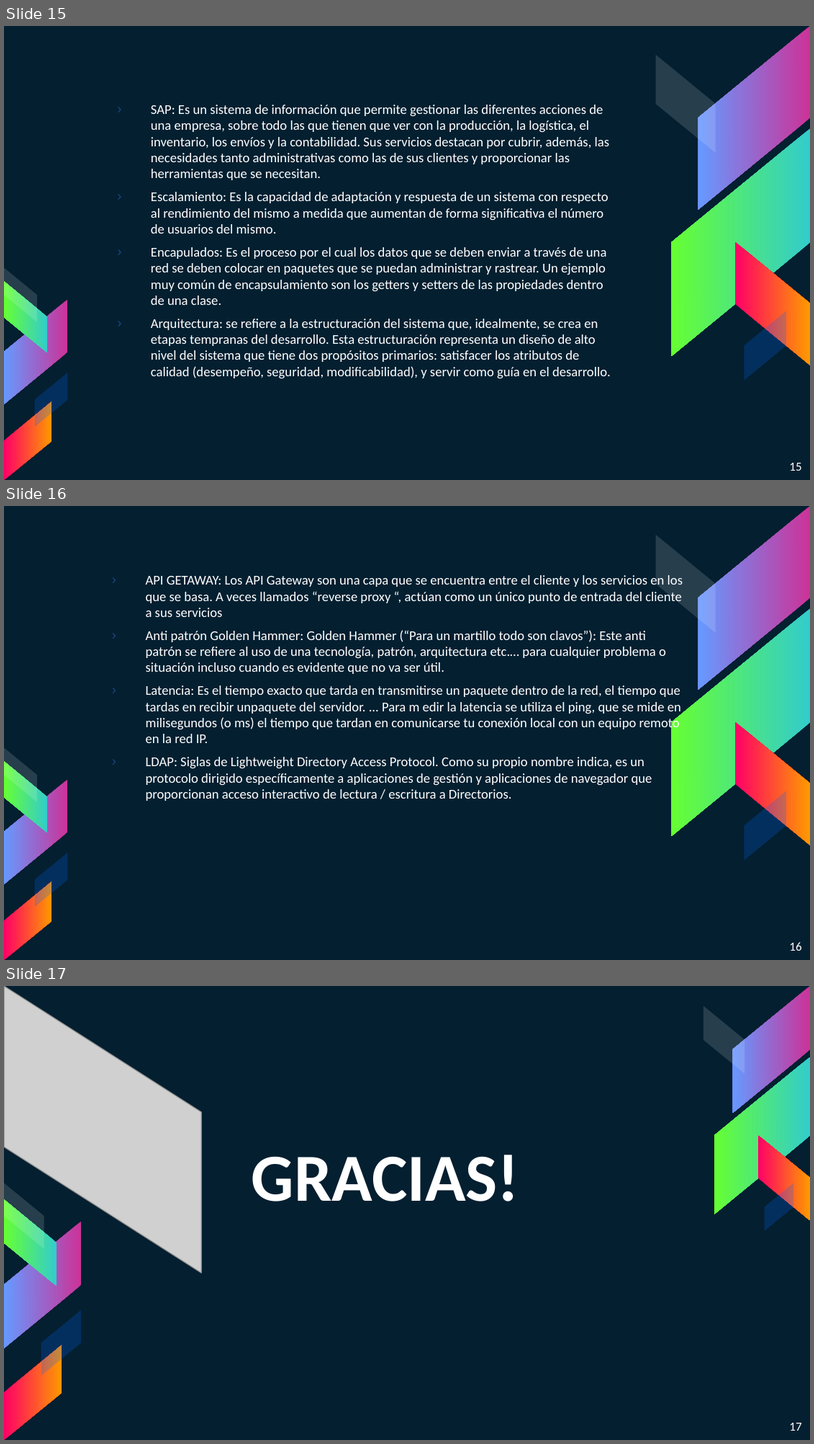
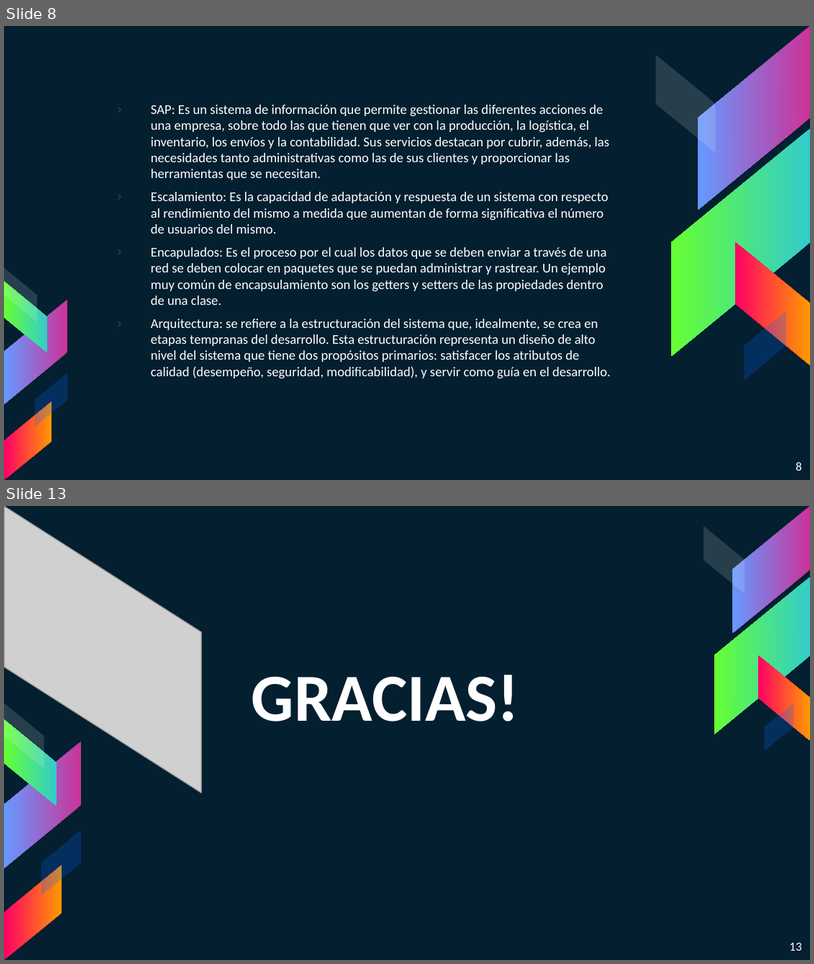
Before and after one commit to LauraCamilaPaez/Microservices-Architecture, a slide deck: power-point/arquitectura de micro servicios.pptx. Shown one above the other, each under a label of ours: slides 15, 16 and 17 before the commit, slides 8 and 13 after it; the slides between them are not shown. The pictures are 814x1444 and 814x964 pixels, drawn with LibreOffice and Linux fonts; fonts in the diff are those of the drawing; grey boxes stand for pictures. Boxes give left, top, right and bottom in pixels: in the first picture for what was removed or moved away, otherwise in the second. Text is boxed around its words. In the diff, an @@ line names an element or a change of style, - is before the commit and + after.

```diff
--- a/power-point/arquitectura de micro servicios.pptx
+++ b/power-point/arquitectura de micro servicios.pptx
@@ slide 16 removed at box(4, 506, 810, 960), background #041F30; not listed: 10 template elements that a slide beside it also shows @@
@@ text removed at box(146, 575, 683, 800) @@
-› API GETAWAY: Los API Gateway son una capa que se encuentra entre el cliente y los servicios en los que se basa. A veces llamados “reverse proxy “, actúan como un único punto de entrada del cliente a sus servicios
-› Anti patrón Golden Hammer: Golden Hammer (“Para un martillo todo son clavos”): Este anti patrón se refiere al uso de una tecnología, patrón, arquitectura etc.… para cualquier problema o situación incluso cuando es evidente que no va ser útil.
-› Latencia: Es el tiempo exacto que tarda en transmitirse un paquete dentro de la red, el tiempo que tardas en recibir unpaquete del servidor. ... Para m edir la latencia se utiliza el ping, que se mide en milisegundos (o ms) el tiempo que tardan en comunicarse tu conexión local con un equipo remoto en la red IP.
-› LDAP: Siglas de Lightweight Directory Access Protocol. Como su propio nombre indica, es un protocolo dirigido específicamente a aplicaciones de gestión y aplicaciones de navegador que proporcionan acceso interactivo de lectura / escritura a Directorios.
@@ page number removed at box(790, 942, 802, 950) @@
-16
@@ what was slide 15 is now slide 8 @@
@@ page number at box(796, 462, 802, 470): text changed @@
-15
+8
@@ what was slide 17 is now slide 13 @@
@@ page number at box(790, 942, 802, 950): text changed @@
-17
+13
```
Also in this commit, not shown: 1 slide changed, 3 other slides removed.
